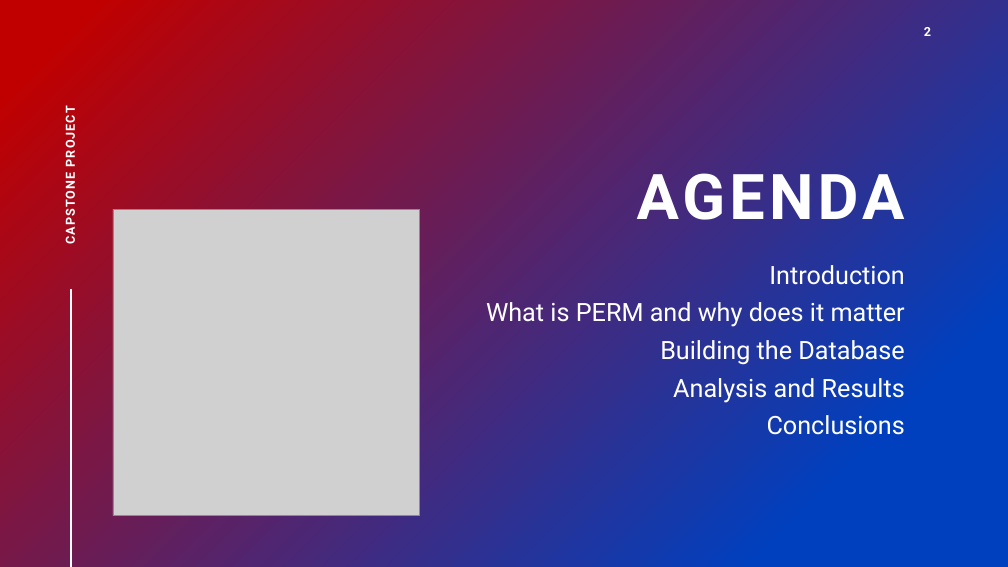
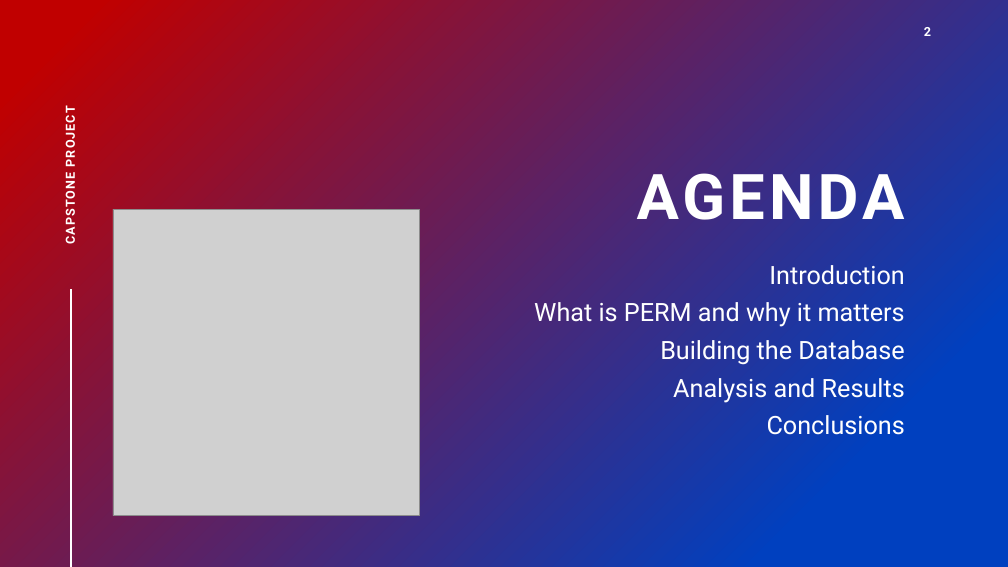
Before and after one commit to Acsilvei/Capstone, a slide deck: slide 2 of PowerPoint_Presentation.pptx. Drawn at 1008x567 pixels with LibreOffice and Linux fonts; fonts in the diff are those of the drawing; grey boxes stand for pictures. Boxes give left, top, right and bottom in pixels: in the first picture for what was removed or moved away, otherwise in the second. Text is boxed around its words. In the diff, an @@ line names an element or a change of style, - is before the commit and + after.

```diff
--- a/PowerPoint_Presentation.pptx
+++ b/PowerPoint_Presentation.pptx
@@ text at [534,302,905,327]: text changed @@
-What is PERM and why does it matter
+What is PERM and why it matters
```
Also in this commit, not shown: 2 other slides changed, 4 other files.
